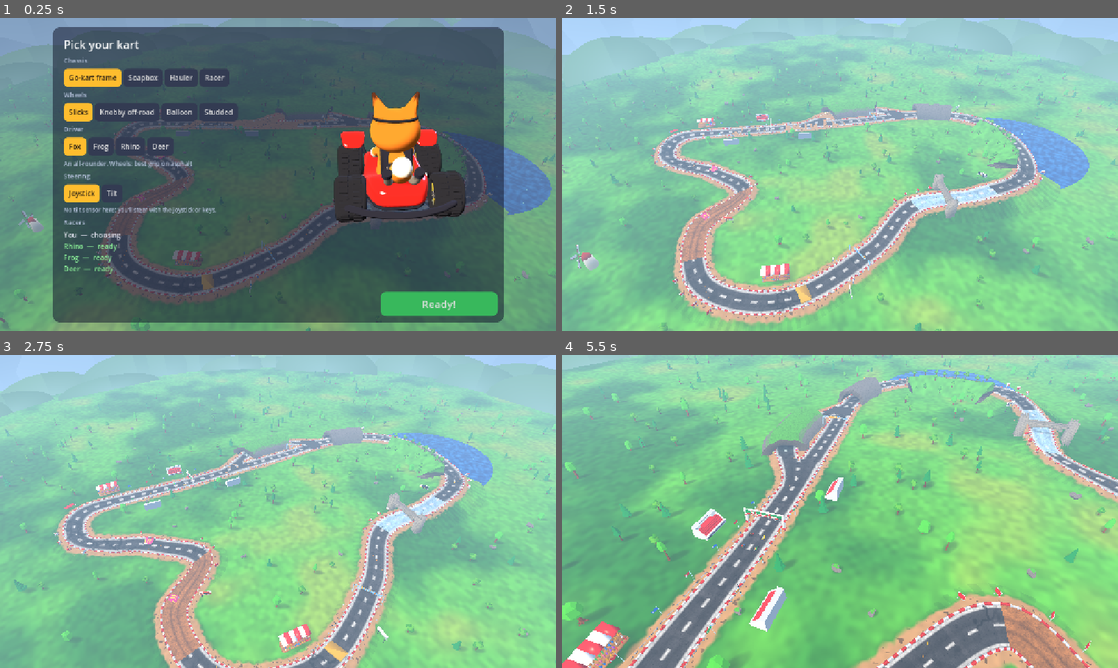
Above: before the commit, frames 1-4 (two rows, left to right).
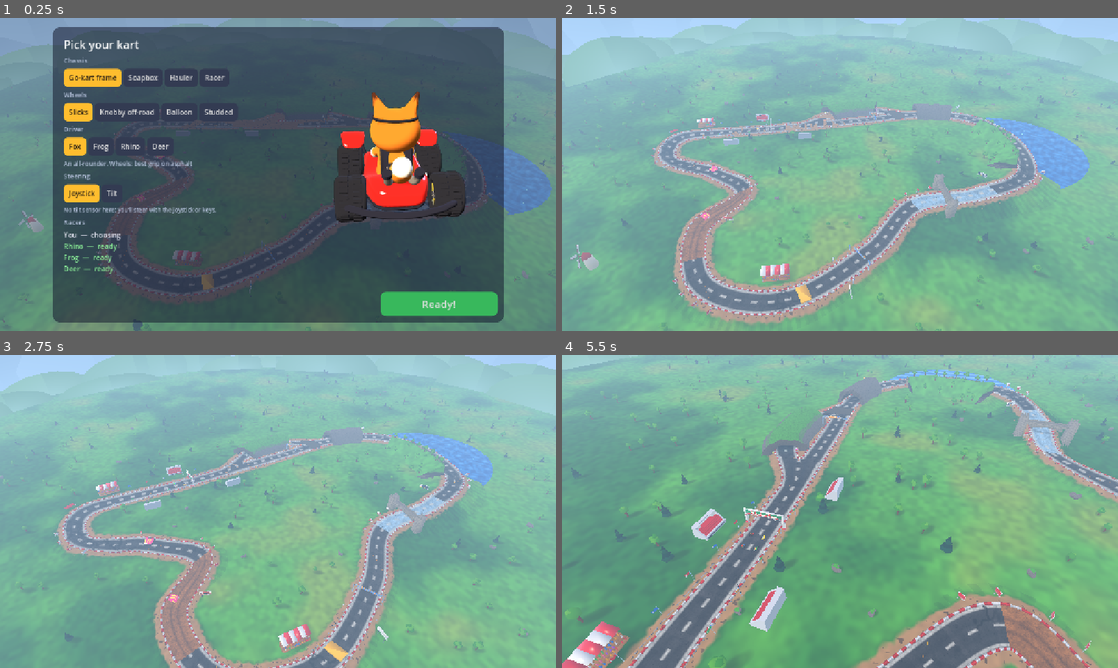
Above: after the commit, the same moments.

Repository: lukechn99/games
Game: Godot game, scene res://scenes/main.tscn
The game is run twice, just before and just after one commit, with the same random seed, the same clock (stepped at 60 frames per second) and the same inputs.
Inputs (mouse positions are in pixels of both pictures, inside the frame that each line leads up to):
- Up to frame 1 (0.25 s): no input
- Up to frame 2 (1.5 s): click "Ready!" at 0.5 s; tap Enter at 1.25 s; move the mouse to (962, 158) at 1.27 s; hold D (steer_right) from 1.28 s (still down); hold Shift (drift) from 1.28 s (still down); click (962, 158) at 1.42 s
- Up to frame 3 (2.75 s): tap Space at 1.52 s; release D (steer_right) at 2 s; release Shift (drift) at 2 s; drag from (166, 527) to (250, 574) at 2.02 s
- Up to frame 4 (5.5 s): move the mouse to (895, 442) at 2.77 s; hold D (steer_right) 2.78-3.5 s; tap E (item) at 2.85 s; drag from (812, 574) to (673, 464) at 3.52 s; move the mouse to (1006, 558) at 4.27 s; hold A (steer_left) 4.28-5 s; hold C 4.28-5 s; tap Space at 4.52 s; drag from (673, 464) to (756, 433) at 5.02 s

The runs differ from the first frame. In frame 1, 2.5% of the frame differs, in the area x 0-100%, y 16-100%; in frame 2, 46%; in frame 3, 48%; in frame 4, 68%, in the area x 0-100%, y 0-100%.

Commit message:
Scenery in the new style: soft lighting, smooth trees
- Scenery materials and shaders (road, grass, rock, leaves, water, flags,
  crowd, item boxes) use soft wrap-around lighting instead of hard cartoon
  steps, matching the karts. The sky's share of the ambient light is
  lower, so soft-shaded colours don't drift blue.
- The faceted kit trees and bushes are replaced by smooth Blender ones:
  the puffy tree, a pine, a round lollipop tree and a cluster bush (the
  pine without snow comes from the same builder as Frosty Pass's).

Co-Authored-By: Claude Opus 5.5 <noreply@anthropic.com>
Claude-Session: https://claude.ai/code/session_01KfLUHNsrhXFzoqocSTpJTD

Diff:
--- a/racing/scripts/main.gd
+++ b/racing/scripts/main.gd
@@ -571,7 +571,7 @@
 	# Part sky, part a neutral warm grey: all-sky light tinted grey roads
 	# and rock purple, where Mario Kart's read neutral.
 	env.ambient_light_color = Color(0.86, 0.84, 0.8)
-	env.ambient_light_sky_contribution = 0.5
+	env.ambient_light_sky_contribution = 0.3   # (more sky light tinted soft-shaded colours blue)
 	env.reflected_light_source = Environment.REFLECTION_SOURCE_SKY  # metal and water reflect the sky
 	env.tonemap_mode = Environment.TONE_MAPPER_LINEAR
 	# A soft glow around the brightest things: lamps, glints, boost flames.
--- a/racing/scripts/track/palette.gd
+++ b/racing/scripts/track/palette.gd
@@ -96,7 +96,9 @@
 	m.albedo_color = c
 	m.vertex_color_use_as_albedo = vertex_colors
 	m.vertex_color_is_srgb = true  # merged meshes store our colours as written
-	m.diffuse_mode = BaseMaterial3D.DIFFUSE_TOON
+	# Soft light that wraps round the shapes (as in Mario Kart), not hard
+	# cartoon steps.
+	m.diffuse_mode = BaseMaterial3D.DIFFUSE_LAMBERT_WRAP
 	if tex != "":
 		m.albedo_texture = load(TEX_DIR + tex + ".png")
 		m.texture_filter = BaseMaterial3D.TEXTURE_FILTER_LINEAR_WITH_MIPMAPS_ANISOTROPIC
--- a/racing/scripts/track/terrain_dressing.gd
+++ b/racing/scripts/track/terrain_dressing.gd
@@ -77,10 +77,10 @@
 			if rng.randf() < 0.5:
 				trees.append(Transform3D(Basis(Vector3.UP, rng.randf() * TAU).scaled(Vector3.ONE * rng.randf_range(0.8, 1.2)), p))
 			else:
-				bushes.append(Transform3D(Basis(Vector3.UP, rng.randf() * TAU).scaled(Vector3.ONE * rng.randf_range(3.0, 4.5)), p))
+				bushes.append(Transform3D(Basis(Vector3.UP, rng.randf() * TAU).scaled(Vector3.ONE * rng.randf_range(1.4, 2.1)), p))
 		d += rng.randf_range(9.0, 14.0)
 	t._scatter(Track.MODELS + "tree_puffy.glb", trees)
-	t._scatter(Track.KIT_NATURE + "plant_bushLarge.glb", bushes, 220.0)
+	t._scatter(Track.MODELS + "bush.glb", bushes, 220.0)
 
 
 static func _profile_y(prof: Array[Vector2], x: float) -> float:
--- a/racing/scripts/track/track.gd
+++ b/racing/scripts/track/track.gd
@@ -1307,11 +1307,12 @@
 ## Trees and rocks near the road are solid: drive off line and you'll hit one.
 func _build_scenery() -> void:
 	var kinds := ["tree_default", "tree_oak", "tree_fat", "tree_pineRoundA", "tree_pineRoundB", "tree_pineTallA", "tree_simple", "tree_cone"]
-	var tree_dir := KIT_NATURE
+	# Our own smooth Blender trees (the kit's were faceted, and Mario Kart's
+	# are soft and round), about 6 m tall at scale 1.
+	kinds = ["tree_puffy", "pine_tall", "tree_round"]
+	var tree_dir := MODELS
 	if layout == "frost":
-		# Snow-laden pines (our Blender models, about 1 m tall at scale 1).
-		kinds = ["snowpine_tall", "snowpine_round"]
-		tree_dir = MODELS
+		kinds = ["snowpine_tall", "snowpine_round"]   # snow-laden
 	var trees := {}
 	for k in kinds:
 		trees[k] = [] as Array[Transform3D]
@@ -1329,8 +1330,8 @@
 		if dist < ROAD_WIDTH * 0.5 + 7.0 or _blocked(p):
 			continue
 		var kind: String = kinds[_rng.randi() % kinds.size()]
-		var sc := _rng.randf_range(5.5, 8.5) if layout != "frost" else _rng.randf_range(0.9, 1.5)
-		var ks := sc * (6.0 if layout == "frost" else 1.0)   # in kit-tree units, for shade and trunks
+		var sc := _rng.randf_range(0.9, 1.5)
+		var ks := sc * 6.0   # in the old kit trees' units, for shade and trunks
 		(trees[kind] as Array).append(Transform3D(Basis(Vector3.UP, _rng.randf() * TAU).scaled(Vector3.ONE * sc), p))
 		shade.append([p, 0.3 * ks, 1.3 * ks])
 		if dist < trees_hit_radius:
@@ -1369,11 +1370,11 @@
 		elif layout == "frost":
 			continue
 		elif i % 3 == 1:
-			bushes.append(Transform3D(Basis(Vector3.UP, _rng.randf() * TAU).scaled(Vector3.ONE * _rng.randf_range(3.0, 5.0)), p))
+			bushes.append(Transform3D(Basis(Vector3.UP, _rng.randf() * TAU).scaled(Vector3.ONE * _rng.randf_range(1.4, 2.2)), p))
 		else:
 			flowers.append(Transform3D(Basis(Vector3.UP, _rng.randf() * TAU).scaled(Vector3.ONE * 4.0), p))
 	_scatter(KIT_NATURE + "rock_largeA.glb", rocks)
-	_scatter(KIT_NATURE + "plant_bushLarge.glb", bushes, 220.0)
+	_scatter(MODELS + "bush.glb", bushes, 220.0)
 	_scatter(KIT_NATURE + "flower_yellowA.glb", flowers, 140.0)
 	_puffy_trees(shade)
 	SetPieces.ground_shade(self, shade)
--- a/racing/shaders/crowd.gdshader
+++ b/racing/shaders/crowd.gdshader
@@ -1,6 +1,6 @@
 // Fans in the bleachers: each one hops and cheers on its own beat.
 shader_type spatial;
-render_mode diffuse_toon, specular_disabled;
+render_mode diffuse_lambert_wrap, specular_disabled;
 
 void vertex() {
 	vec3 o = MODEL_MATRIX[3].xyz;
--- a/racing/shaders/flag.gdshader
+++ b/racing/shaders/flag.gdshader
@@ -1,6 +1,6 @@
 // A flag rippling in the wind. UV.x runs from the pole (0) to the tip (1).
 shader_type spatial;
-render_mode diffuse_toon, specular_disabled, cull_disabled;
+render_mode diffuse_lambert_wrap, specular_disabled, cull_disabled;
 
 uniform vec3 color : source_color = vec3(0.96, 0.22, 0.25);
 uniform float phase = 0.0;
--- a/racing/shaders/grass.gdshader
+++ b/racing/shaders/grass.gdshader
@@ -1,5 +1,5 @@
 shader_type spatial;
-render_mode diffuse_toon, specular_disabled;
+render_mode diffuse_lambert_wrap, specular_disabled;
 // Meadow ground: one green would look like felt, so the colour drifts
 // between a deep, a fresh and a sun-dried green in broad patches, with a
 // finer mottle and the grass detail texture on top, all from world space so
--- a/racing/shaders/item_box.gdshader
+++ b/racing/shaders/item_box.gdshader
@@ -4,7 +4,7 @@
 // highlight. The colour is fixed (not reflected sky), so it never washes
 // out to pale blue in bright scenes.
 shader_type spatial;
-render_mode diffuse_toon, specular_schlick_ggx, cull_back, depth_draw_opaque;
+render_mode diffuse_lambert_wrap, specular_schlick_ggx, cull_back, depth_draw_opaque;
 
 uniform vec3 jelly : source_color = vec3(1.0, 0.32, 0.74);
 uniform vec3 edge : source_color = vec3(1.0, 0.62, 0.9);
--- a/racing/shaders/leaves.gdshader
+++ b/racing/shaders/leaves.gdshader
@@ -1,7 +1,7 @@
 // Tree leaves swaying in the breeze. Movement grows with height, so trunks
 // stay put; each tree sways on its own timing from where it stands.
 shader_type spatial;
-render_mode diffuse_toon, specular_disabled;
+render_mode diffuse_lambert_wrap, specular_disabled;
 
 uniform vec3 color : source_color = vec3(0.36, 0.8, 0.24);
 uniform sampler2D detail : source_color, filter_linear_mipmap, repeat_enable;
--- a/racing/shaders/road.gdshader
+++ b/racing/shaders/road.gdshader
@@ -1,5 +1,5 @@
 shader_type spatial;
-render_mode diffuse_toon, specular_schlick_ggx;
+render_mode diffuse_lambert_wrap, specular_schlick_ggx;
 // The road surface (design doc 9.4). Vertex colours still carry the base
 // colour and the kerbs; on top of that: a detail texture, broad patches of
 // lighter and darker tarmac, darker worn lanes where tyres run, and painted
--- a/racing/shaders/rock.gdshader
+++ b/racing/shaders/rock.gdshader
@@ -1,5 +1,5 @@
 shader_type spatial;
-render_mode diffuse_toon, specular_disabled, cull_disabled;
+render_mode diffuse_lambert_wrap, specular_disabled, cull_disabled;
 // Mining Mountain's rock. Cartoon cliffs read as layers: warm bands of
 // sandstone of different shades, a dark seam between them, wavering a
 // little so they don't look ruled. Ledges flat enough to hold soil turn
--- a/racing/shaders/water.gdshader
+++ b/racing/shaders/water.gdshader
@@ -1,7 +1,7 @@
 // Lake water (design doc 9.4): slow waves, deep and shallow blues, the sky
 // reflected more at low angles (fresnel), and sun glints that come and go.
 shader_type spatial;
-render_mode diffuse_toon, specular_schlick_ggx;
+render_mode diffuse_lambert_wrap, specular_schlick_ggx;
 
 uniform vec3 deep : source_color = vec3(0.08, 0.32, 0.6);
 uniform vec3 shallow : source_color = vec3(0.2, 0.52, 0.8);
Binary file added: racing/assets/models/bush.glb
Binary file added: racing/assets/models/pine_tall.glb
Binary file added: racing/assets/models/tree_round.glb
